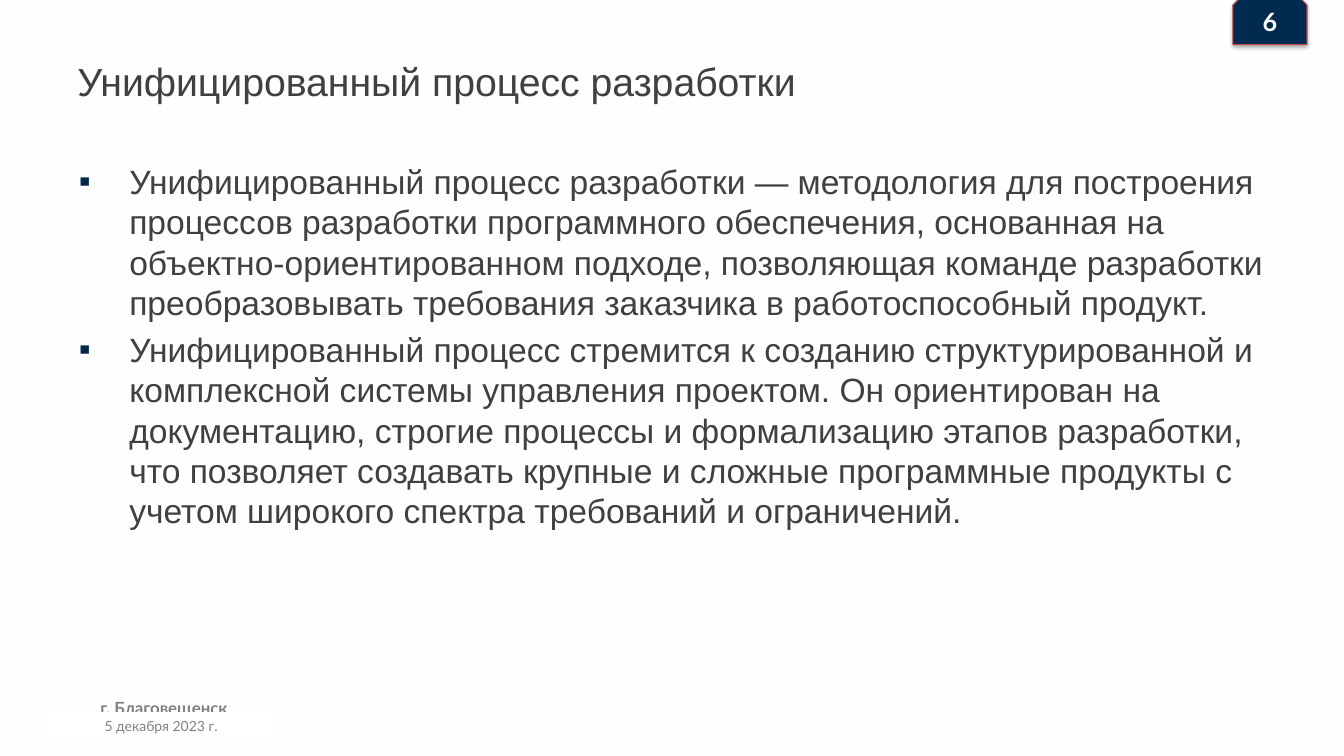
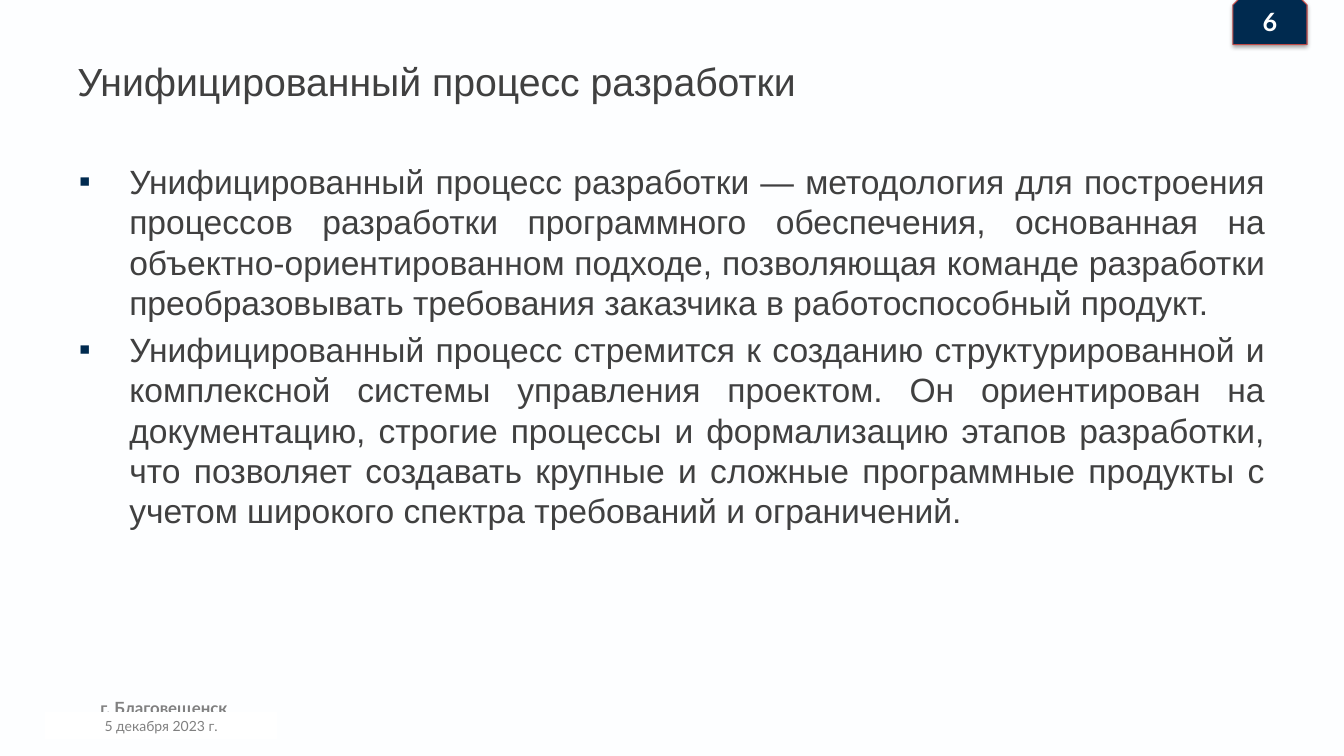
Before and after one commit to Denis-buh/Lesson_repo, a slide deck: slide 7 of Рефераты/Введение в професию/Наработки/Презентация.pptx. Drawn at 1344x756 pixels with LibreOffice and Linux fonts; fonts in the diff are those of the drawing; background and template pictures are left out. Boxes give left, top, right and bottom in pixels: in the first picture for what was removed or moved away, otherwise in the second. Text is boxed around its words. In the diff, an @@ line names an element or a change of style, - is before the commit and + after.

```diff
--- a/Рефераты/Введение в професию/Наработки/Презентация.pptx
+++ b/Рефераты/Введение в професию/Наработки/Презентация.pptx
@@ text "Унифицированный процесс разработки — методология ..." at [129, 169, 1265, 530]: alignment left to justified @@
```
Also in this commit, not shown: 12 other slides changed.
